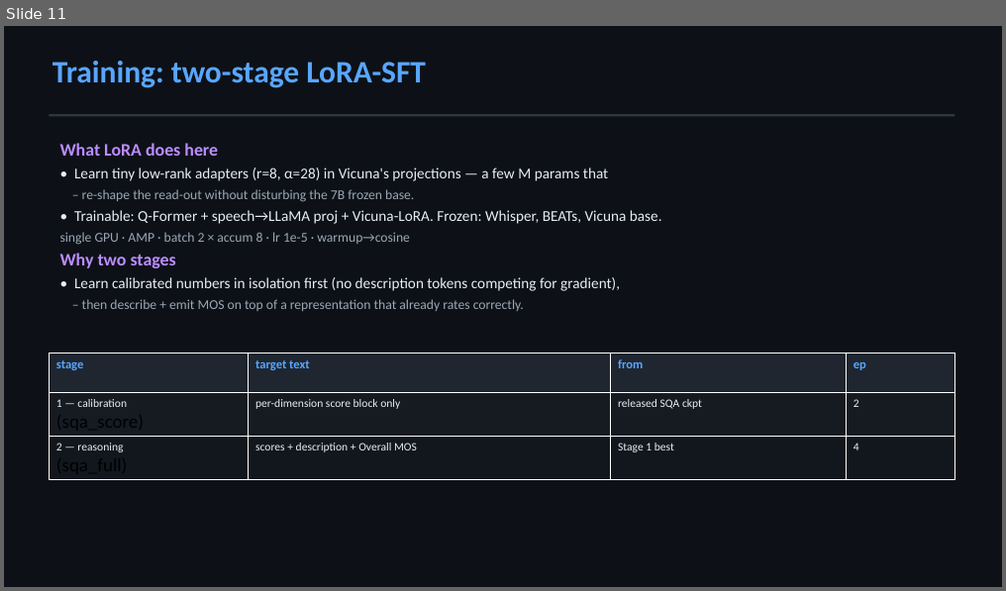
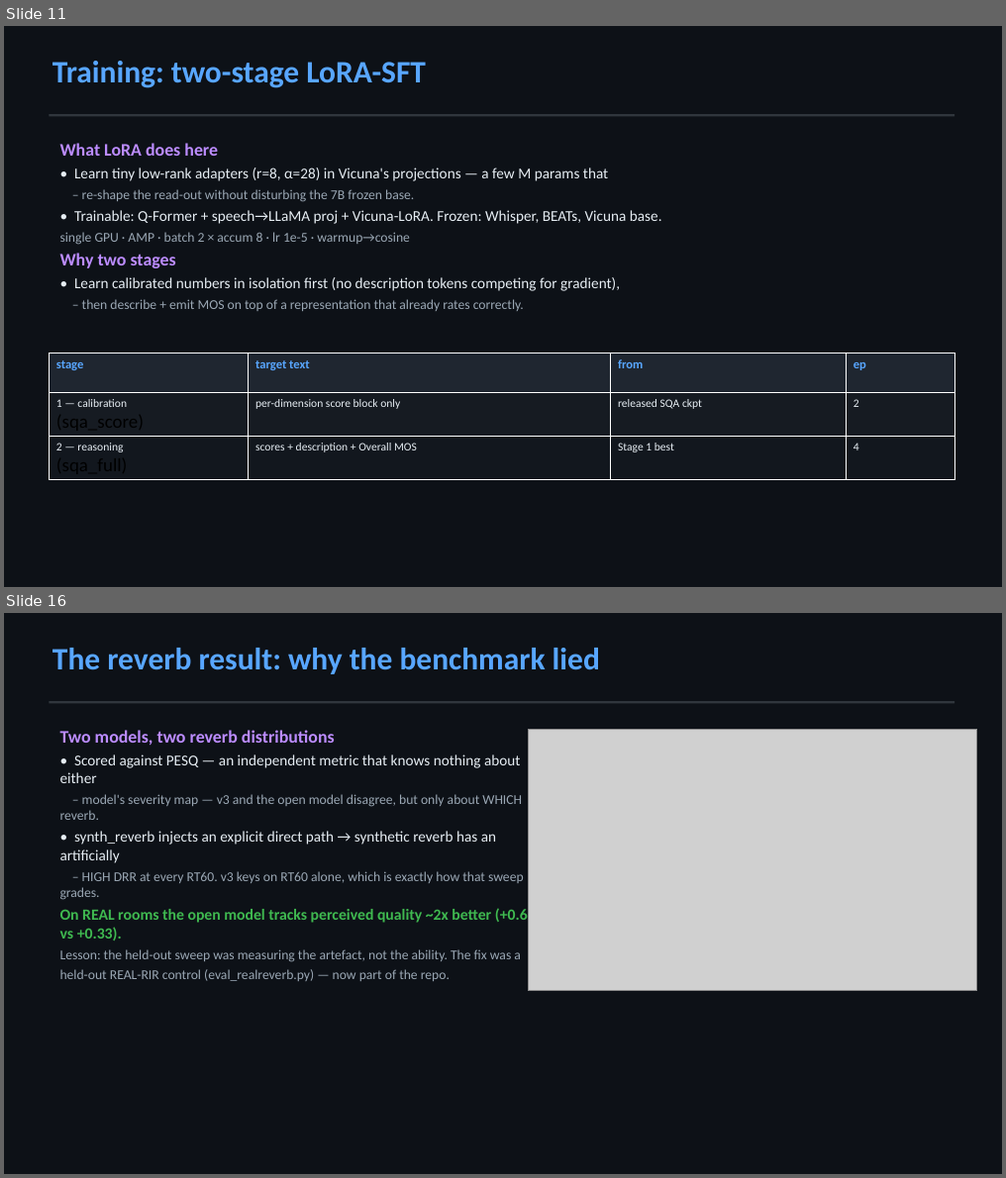
Before and after one commit to LarocheC/llm-sqa, a slide deck: experiments/results/planb_deck.pptx. Shown one above the other, each under a label of ours: slide 11 before the commit, slides 11 and 16 after it; the slides between them are not shown. The pictures are 1006x591 and 1006x1178 pixels, drawn with LibreOffice and Linux fonts; fonts in the diff are those of the drawing; grey boxes stand for pictures. Boxes give left, top, right and bottom in pixels: in the first picture for what was removed or moved away, otherwise in the second. Text is boxed around its words. In the diff, an @@ line names an element or a change of style, - is before the commit and + after.

Commit message:
Regenerate the deck and summary for the published (open) model
The slide deck and PLAN_B_SUMMARY still quoted the old model's numbers. Rebuild both
from the committed eval outputs.

- New experiments/planb/make_plots.py regenerates every figure from experiments/results
  alone (no GPU, no datasets), so the plots can never silently drift from the numbers
  again: degradation_sweep_open, mos_scale_usage_open, enhancement_open, and
  reverb_real_vs_synthetic.

- New deck slide "The reverb result: why the benchmark lied" - the synthetic sweep was
  measuring an artefact (synth_reverb's explicit direct path gives an artificially high
  DRR at every RT60), not the model's ability. Against PESQ: synthetic +0.610/+0.391,
  real held-out RIRs +0.328/+0.632 (old/new). Real rooms are what the model will meet.

- Deck + summary now carry the published model's numbers (rho 0.65-0.71, 63 distinct MOS
  values, enhancement +1.05 / 91% of files, real-reverb rho +0.63) and state the
  trade-off with the old model rather than hiding it.

```diff
--- a/experiments/results/planb_deck.pptx
+++ b/experiments/results/planb_deck.pptx
@@ slide 16 added at (4,613,1002,1174), background #FFFFFF @@
@@ rectangle added at (4,613,1002,1174), fill #0D1117 @@
@@ text added at (53,648,600,674), 30 pt, text #58A6FF, bold @@
+The reverb result: why the benchmark lied
@@ rectangle added at (49,701,954,703), fill #30363D @@
@@ text added at (60,730,536,981), 13 pt, text #9AA7B4 @@
+Two models, two reverb distributions
+• Scored against PESQ — an independent metric that knows nothing about either
+– model's severity map — v3 and the open model disagree, but only about WHICH reverb.
+• synth_reverb injects an explicit direct path → synthetic reverb has an artificially
+– HIGH DRR at every RT60. v3 keys on RT60 alone, which is exactly how that sweep grades.
+On REAL rooms the open model tracks perceived quality ~2x better (+0.63 vs +0.33).
+Lesson: the held-out sweep was measuring the artefact, not the ability. The fix was a
+held-out REAL-RIR control (eval_realreverb.py) — now part of the repo.
@@ picture added at (528,729,977,991) @@
```
Also in this commit, not shown: 8 slides changed, 8 other files.
